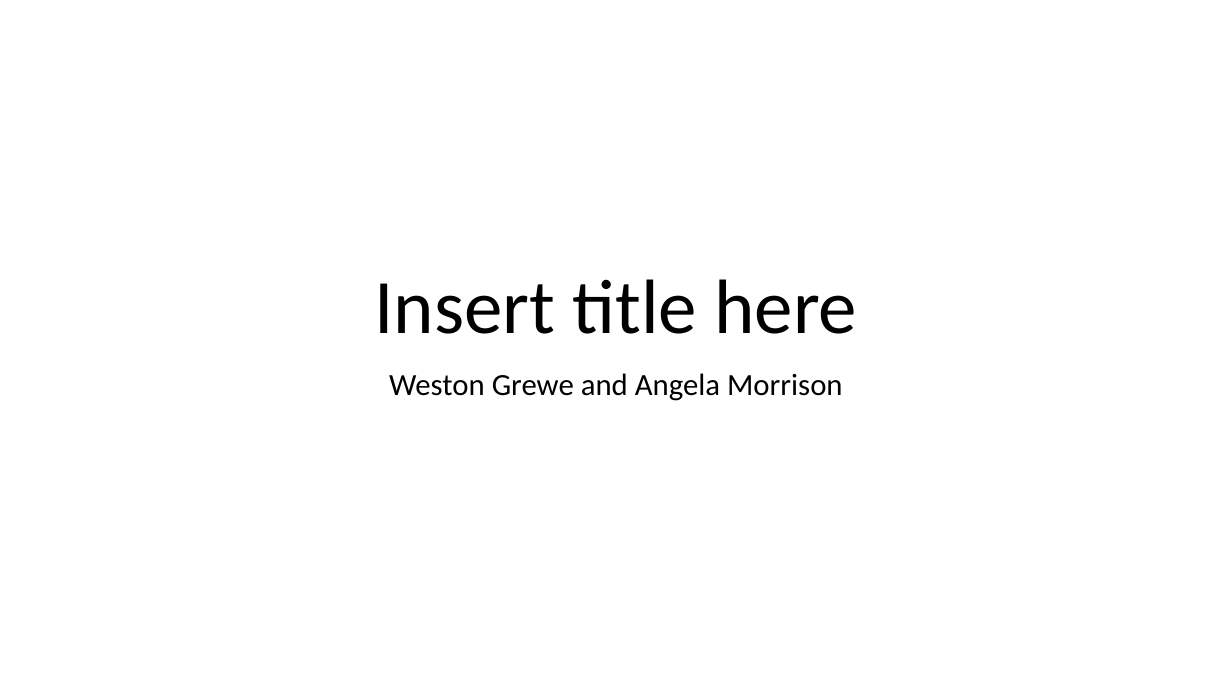
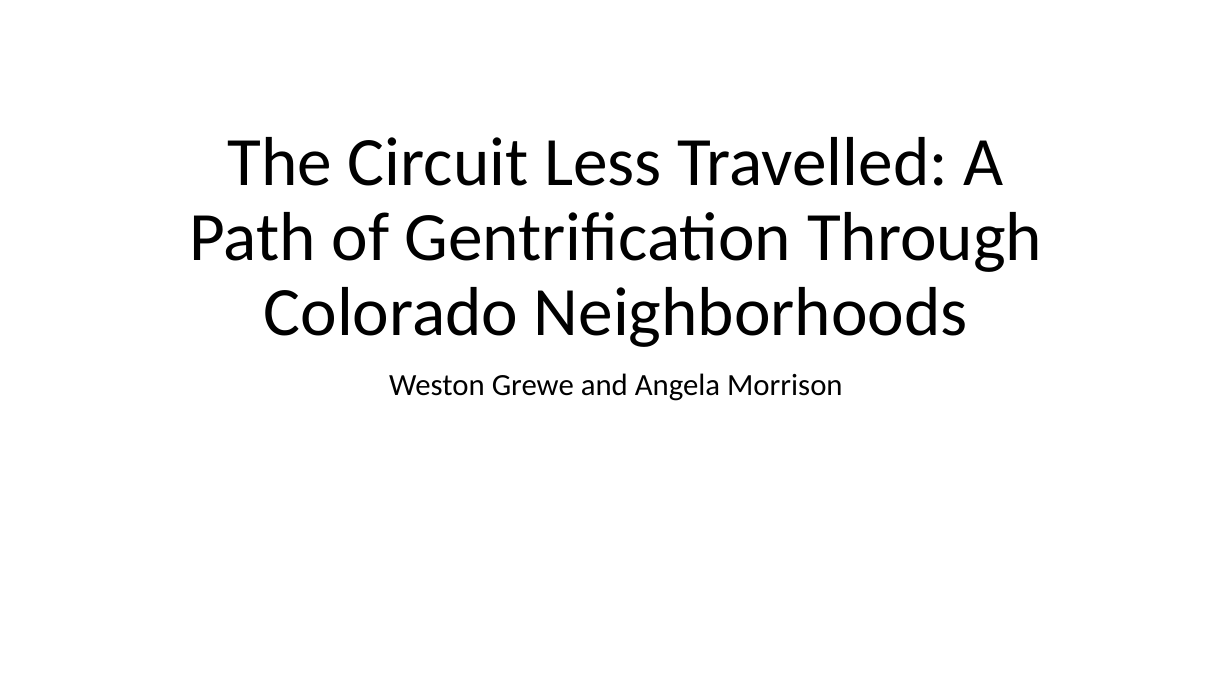
Before and after one commit to wgrewe/D2P-Optimization-Fall-2021, a slide deck: slide 1 of American_Community_Surveys/5-minute preview.pptx. Drawn at 1232x693 pixels with LibreOffice and Linux fonts; fonts in the diff are those of the drawing. Boxes give left, top, right and bottom in pixels: in the first picture for what was removed or moved away, otherwise in the second. Text is boxed around its words. In the diff, an @@ line names an element or a change of style, - is before the commit and + after.

```diff
--- a/American_Community_Surveys/5-minute preview.pptx
+++ b/American_Community_Surveys/5-minute preview.pptx
@@ title at box(189, 137, 1042, 347): text changed; size 60 to 54 pt @@
-Insert title here
+The Circuit Less Travelled: A Path of Gentrification Through Colorado Neighborhoods
```
Also in this commit, not shown: 2 other slides changed.
